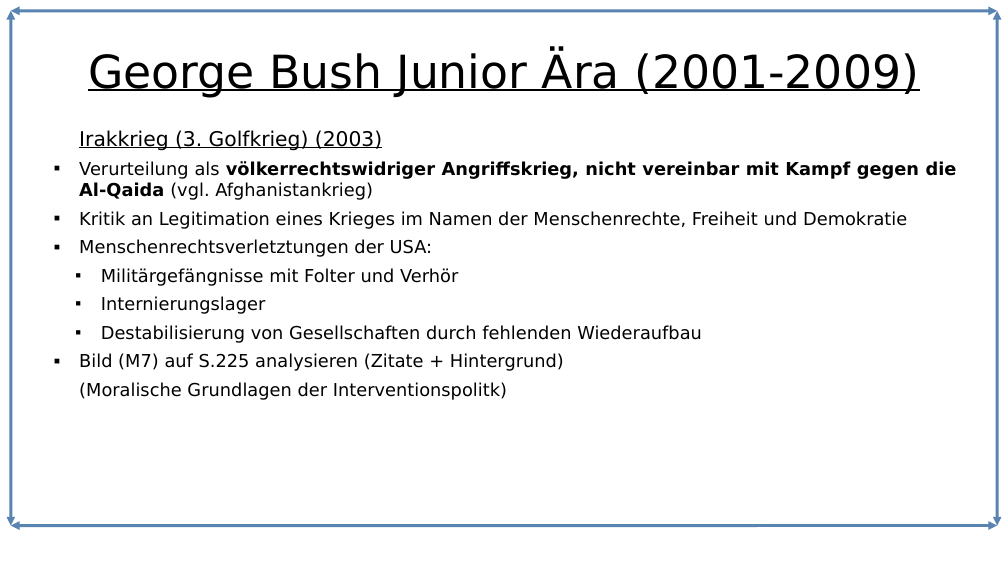
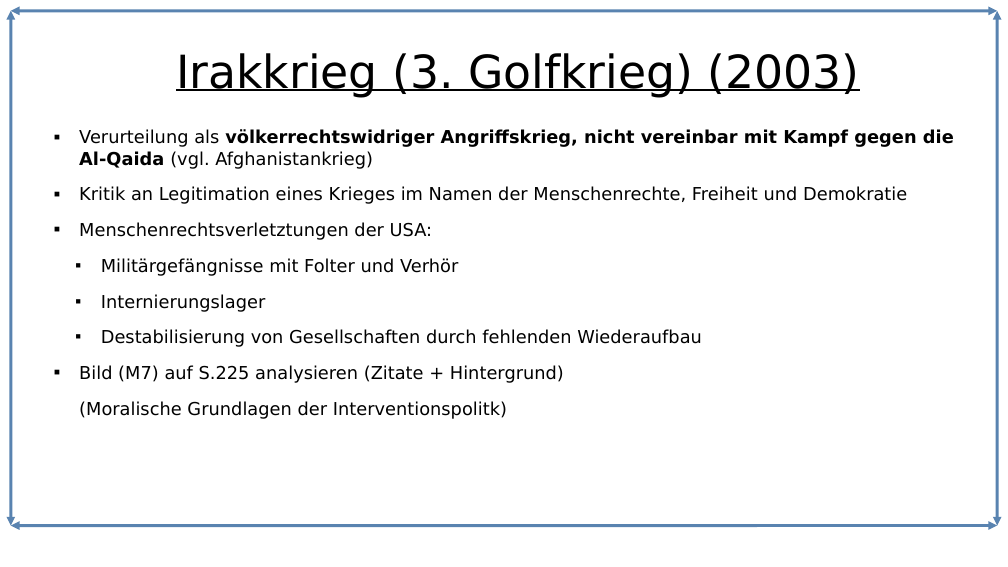
Before and after one commit to Lacrimus/Referat-Geschichte-USA-die-einzig-verbleibende-Weltmacht-, a slide deck: slide 9 of USA-die-einzig-verbleibende-Weltmacht.odp (slide 8 before the commit). Drawn at 1008x567 pixels with LibreOffice and Linux fonts; fonts in the diff are those of the drawing. Boxes give left, top, right and bottom in pixels: in the first picture for what was removed or moved away, otherwise in the second. Text is boxed around its words. In the diff, an @@ line names an element or a change of style, - is before the commit and + after.

```diff
--- a/USA-die-einzig-verbleibende-Weltmacht.odp
+++ b/USA-die-einzig-verbleibende-Weltmacht.odp
@@ title at bbox=[176, 53, 860, 98]: text changed @@
-George Bush Junior Ära (2001-2009)
+Irakkrieg (3. Golfkrieg) (2003)
@@ text "Verurteilung als völkerrechtswidriger Angriffskrieg, nicht ..." at bbox=[79, 129, 954, 419]: alignment justified to left; more space between paragraphs @@
@@ text at bbox=[79, 130, 382, 151]: paragraph removed @@
-Irakkrieg (3. Golfkrieg) (2003)
```
Also in this commit, not shown: 11 other slides changed, 2 slides added, 1 slide removed, 4 other files.
